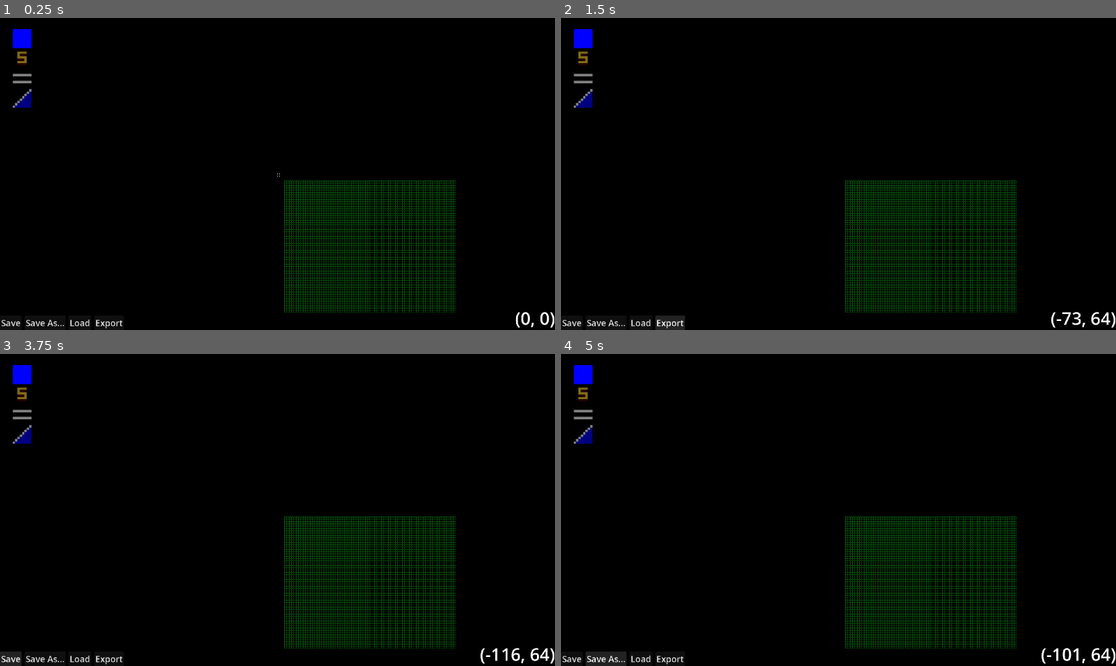
Above: before the commit, frames 1-4 (two rows, left to right).
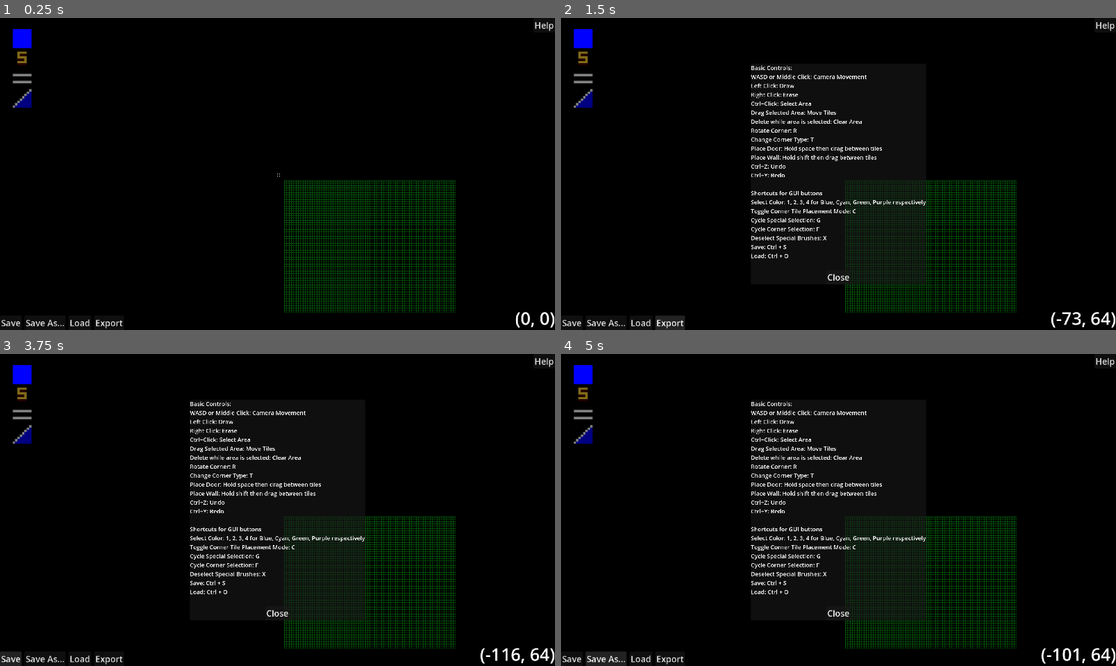
Above: after the commit, the same moments.

Repository: DodoBirby/Am2r-mapping-tool
Game: Godot game, scene res://Scenes/main_screen.tscn
Same seed, same stepped clock (60 frames per second), same inputs: the game is played once before the commit and once after it.
Inputs (mouse positions are in pixels of both pictures, inside the frame that each line leads up to):
- Up to frame 1 (0.25 s): no input
- Up to frame 2 (1.5 s): click (1104, 24) at 0.5 s, where only the run after the commit has a clickable "Help"; click "Export" at 1.25 s
- Up to frame 3 (3.75 s): click "Export" at 2 s; click "Export" at 2.75 s; click "Save" at 3.5 s
- Up to frame 4 (5 s): click "Save As..." at 4.25 s

The runs differ from the first frame. In frame 1, less than 0.1% of the frame differs, in the area x 96-100%, y 1-5%; in frame 2, 4.0%, in the area x 34-100%, y 1-86%; in frame 3, 4.0%; in frame 4, 4.0%.

Commit message:
Added help menu

Diff:
--- a/Scenes/UI.gd
+++ b/Scenes/UI.gd
@@ -10,6 +10,7 @@
 @onready var corners = %Corners
 @onready var loaded_file = %LoadedFile
 @onready var saving_message = %SavingMessage
+@onready var help_container = %HelpContainer
 
 const SAVE = Vector2i(0, 4)
 const RECHARGE = Vector2i(1, 4)
@@ -114,6 +115,7 @@
 	corner_mode = false
 	selected_special = 0
 	selected_corner = 0
+	help_container.hide()
 
 func update_coords(pos: Vector2):
 	map_coords.text = "(%s, %s)" % [pos.x, pos.y]
@@ -328,3 +330,9 @@
 	saving_message.text = "Saved!"
 	await get_tree().create_timer(2.5).timeout
 	saving_message.text = ""
+
+func _on_help_button_pressed():
+	help_container.show()
+
+func _on_help_close_button_pressed():
+	help_container.hide()
--- a/Scenes/ui.tscn
+++ b/Scenes/ui.tscn
@@ -317,6 +317,70 @@
 layout_mode = 2
 theme_override_font_sizes/font_size = 30
 vertical_alignment = 1
+
+[node name="HelpButton" type="Button" parent="."]
+anchors_preset = 1
+anchor_left = 1.0
+anchor_right = 1.0
+offset_left = -8.0
+offset_bottom = 8.0
+grow_horizontal = 0
+focus_mode = 0
+theme_override_font_sizes/font_size = 30
+text = "Help"
+
+[node name="HelpContainer" type="PanelContainer" parent="."]
+unique_name_in_owner = true
+anchors_preset = 8
+anchor_left = 0.5
+anchor_top = 0.5
+anchor_right = 0.5
+anchor_bottom = 0.5
+offset_left = -230.0
+offset_top = -314.0
+offset_right = 230.0
+offset_bottom = 314.0
+grow_horizontal = 2
+grow_vertical = 2
+
+[node name="VBoxContainer" type="VBoxContainer" parent="HelpContainer"]
+layout_mode = 2
+
+[node name="HelpText" type="Label" parent="HelpContainer/VBoxContainer"]
+layout_mode = 2
+size_flags_vertical = 3
+theme_override_font_sizes/font_size = 20
+text = "Basic Controls:
+WASD or Middle Click: Camera Movement
+Left Click: Draw
+Right Click: Erase
+Ctrl+Click: Select Area
+Drag Selected Area: Move Tiles
+Delete while area is selected: Clear Area
+Rotate Corner: R
+Change Corner Type: T
+Place Door: Hold space then drag between tiles
+Place Wall: Hold shift then drag between tiles
+Ctrl+Z: Undo
+Ctrl+Y: Redo
+
+Shortcuts for GUI buttons
+Select Color: 1, 2, 3, 4 for Blue, Cyan, Green, Purple respectively
+Toggle Corner Tile Placement Mode: C
+Cycle Special Selection: G
+Cycle Corner Selection: F
+Deselect Special Brushes: X
+Save: Ctrl + S
+Load: Ctrl + O
+
+"
+
+[node name="HelpCloseButton" type="Button" parent="HelpContainer/VBoxContainer"]
+layout_mode = 2
+size_flags_horizontal = 4
+focus_mode = 0
+theme_override_font_sizes/font_size = 30
+text = "Close"
 
 [connection signal="gui_input" from="MainList/Colors" to="." method="_on_colors_gui_input"]
 [connection signal="gui_input" from="MainList/Specials" to="." method="_on_specials_gui_input"]
@@ -347,5 +411,7 @@
 [connection signal="pressed" from="SaveBar/SaveAs" to="." method="_on_save_as_pressed"]
 [connection signal="pressed" from="SaveBar/Load" to="." method="_on_load_pressed"]
 [connection signal="pressed" from="SaveBar/Export" to="." method="_on_export_pressed"]
+[connection signal="pressed" from="HelpButton" to="." method="_on_help_button_pressed"]
+[connection signal="pressed" from="HelpContainer/VBoxContainer/HelpCloseButton" to="." method="_on_help_close_button_pressed"]
 
 [editable path="SpecialsMenu"]
